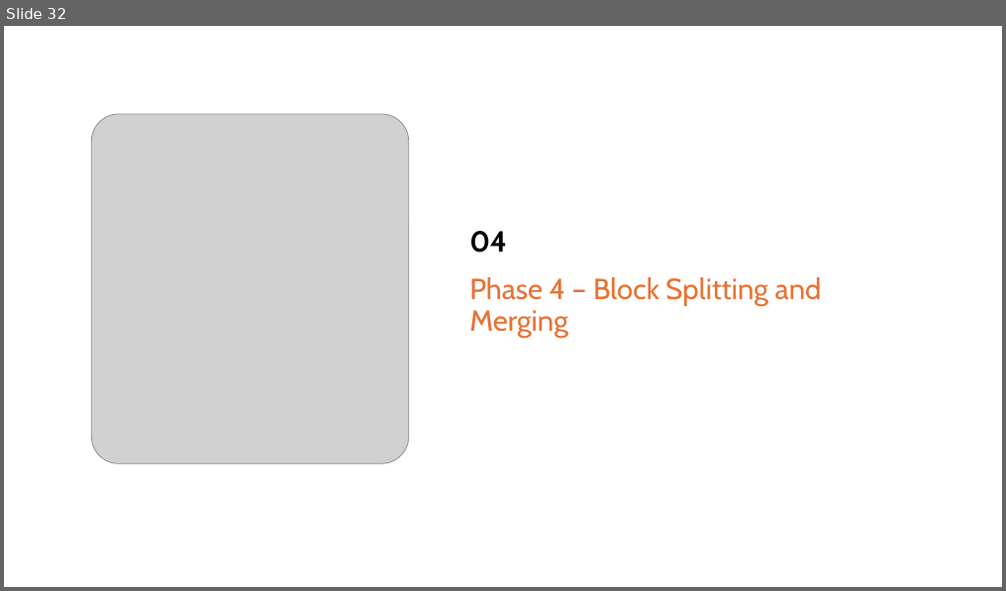
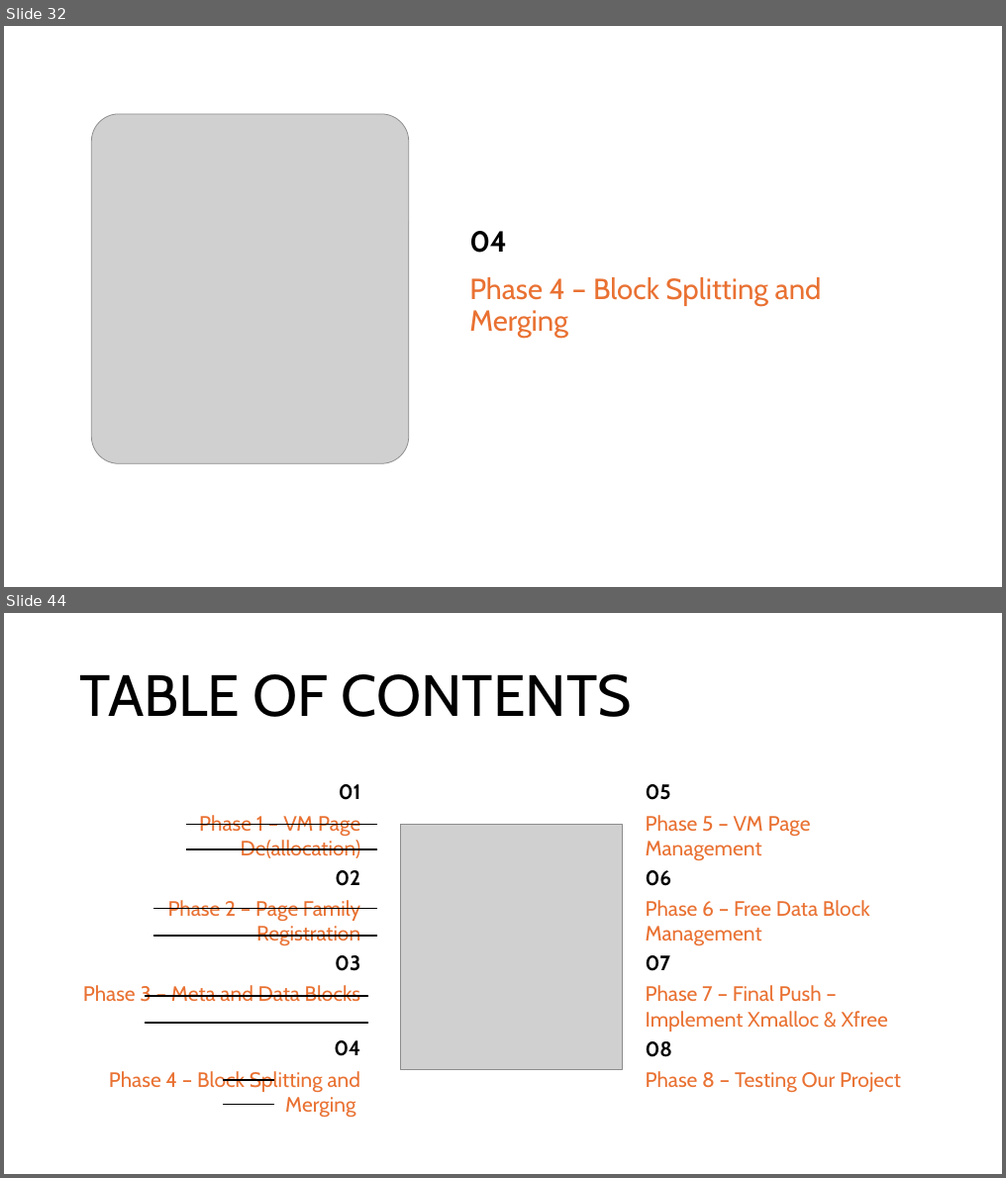
Before and after one commit to Mahmoud-Abdelraouf/STmicro-System-Programming-under-Linux, a slide deck: 04.Advanced/Tasks/Heap_Memory_Manager/HeapMemoryManager.pptx. Shown one above the other, each under a label of ours: slide 32 before the commit, slides 32 and 44 after it; the slides between them are not shown. The pictures are 1006x591 and 1006x1178 pixels, drawn with LibreOffice and Linux fonts; fonts in the diff are those of the drawing; grey boxes stand for pictures. Boxes give left, top, right and bottom in pixels: in the first picture for what was removed or moved away, otherwise in the second. Text is boxed around its words. In the diff, an @@ line names an element or a change of style, - is before the commit and + after.

```diff
--- a/04.Advanced/Tasks/Heap_Memory_Manager/HeapMemoryManager.pptx
+++ b/04.Advanced/Tasks/Heap_Memory_Manager/HeapMemoryManager.pptx
@@ slide 44 added at [4,613,1002,1174], background #FFFFFF @@
@@ title added at [80,674,632,717], 56 pt, text #000000 @@
+TABLE OF CONTENTS
@@ text added at [199,784,361,859], 20 pt, text #E97132 @@
+01
+Phase 1 – VM Page De(allocation)
@@ text added at [646,784,811,861], 20 pt, text #E97132 @@
+05
+Phase 5 – VM Page Management
@@ line added from (377, 824) to (187, 824), #000000 1.5 pt @@
@@ line added from (377, 850) to (187, 850), #000000 1.5 pt @@
@@ picture added at [401,824,623,1069] @@
@@ text added at [168,870,360,947], 20 pt, text #E97132 @@
+02
+Phase 2 – Page Family Registration
@@ text added at [646,870,870,947], 20 pt, text #E97132 @@
+06
+Phase 6 – Free Data Block Management
@@ line added from (377, 909) to (153, 909), #000000 1.5 pt @@
@@ line added from (377, 936) to (153, 936), #000000 1.5 pt @@
@@ text added at [83,956,361,1002], 20 pt, text #E97132 @@
+03
+Phase 3 – Meta and Data Blocks
@@ text added at [646,956,888,1032], 20 pt, text #E97132 @@
+07
+Phase 7 – Final Push – Implement Xmalloc & Xfree
@@ line added from (368, 996) to (145, 996), #000000 1.5 pt @@
@@ line added from (368, 1023) to (145, 1023), #000000 1.5 pt @@
@@ text added at [109,1041,361,1118], 20 pt, text #E97132 @@
+04
+Phase 4 – Block Splitting and Merging
@@ text added at [646,1042,901,1093], 20 pt, text #E97132 @@
+08
+Phase 8 – Testing Our Project
@@ line added from (274, 1080) to (223, 1080), #000000 1.5 pt @@
@@ line added from (274, 1105) to (223, 1105), #000000 1.5 pt @@
```
Also in this commit, not shown: 4 slides changed, 13 other slides added, 1 slide removed.
